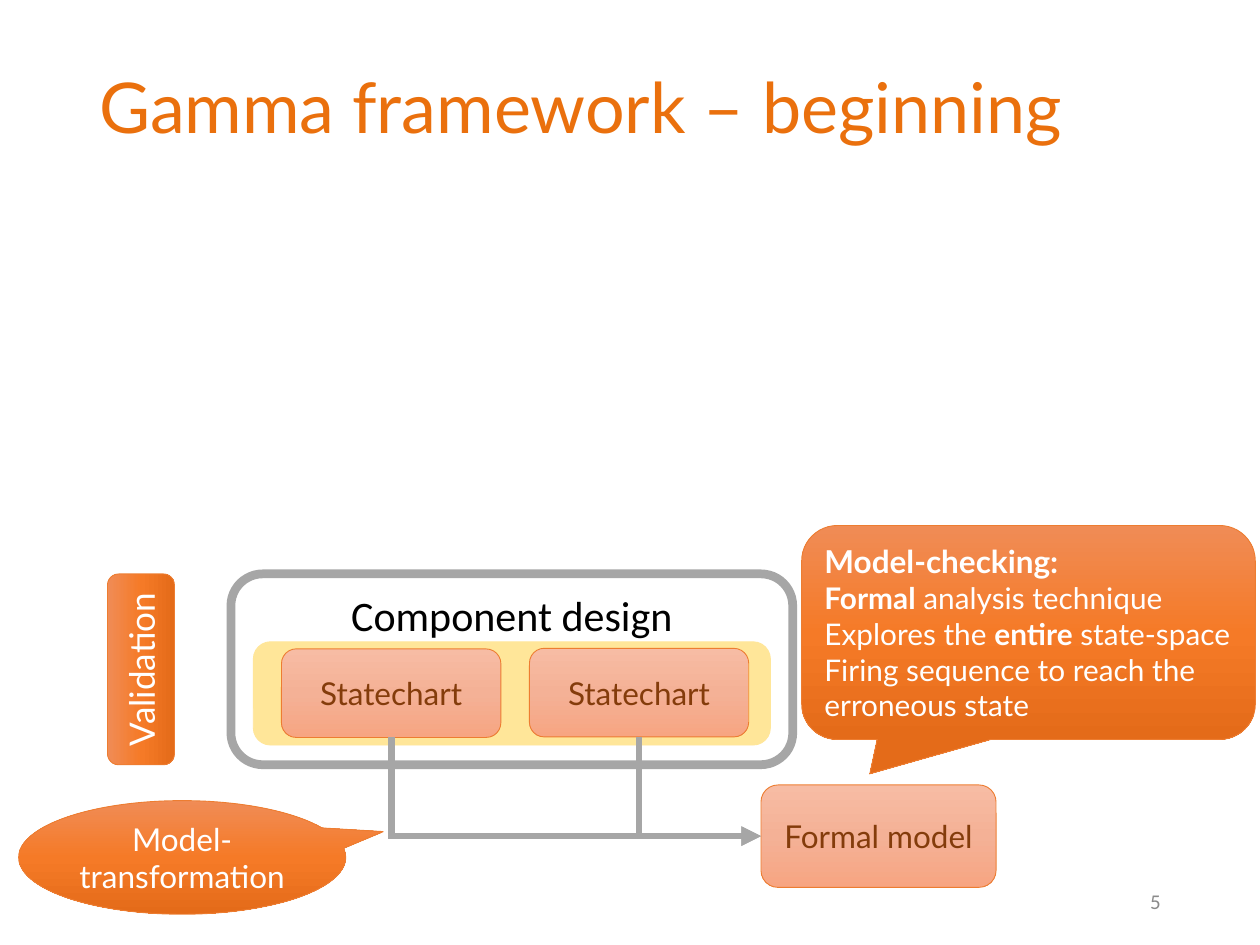
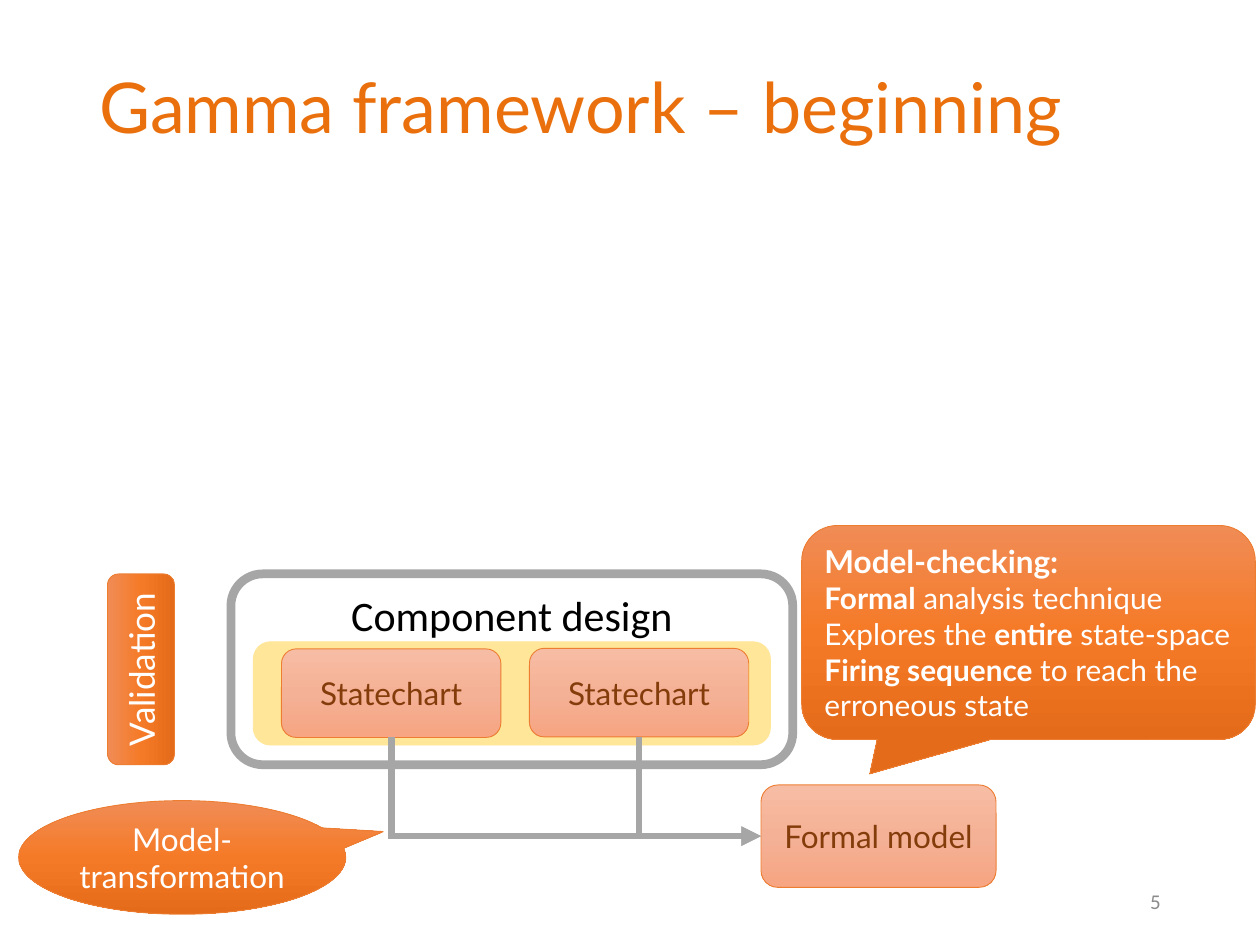
Before and after one commit to grbeni/minisymp2018, a slide deck: slide 5 of presentation/gb_mv_gamma.pptx. Drawn at 1260x945 pixels with LibreOffice and Linux fonts; fonts in the diff are those of the drawing; background and template pictures are left out. Boxes give left, top, right and bottom in pixels: in the first picture for what was removed or moved away, otherwise in the second. Text is boxed around its words. In the diff, an @@ line names an element or a change of style, - is before the commit and + after.

```diff
--- a/presentation/gb_mv_gamma.pptx
+++ b/presentation/gb_mv_gamma.pptx
@@ text in rounded speech box at [824,659,1198,717]: bold on in "Firing sequence" @@
```
Also in this commit, not shown: 3 other slides changed.
